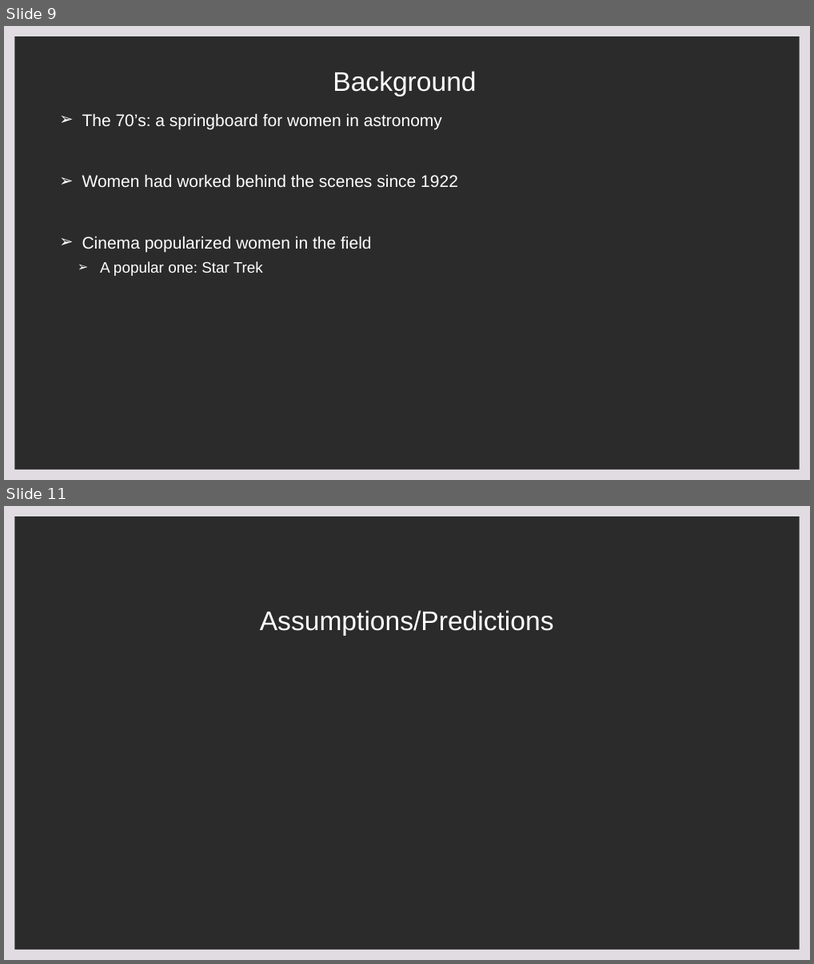
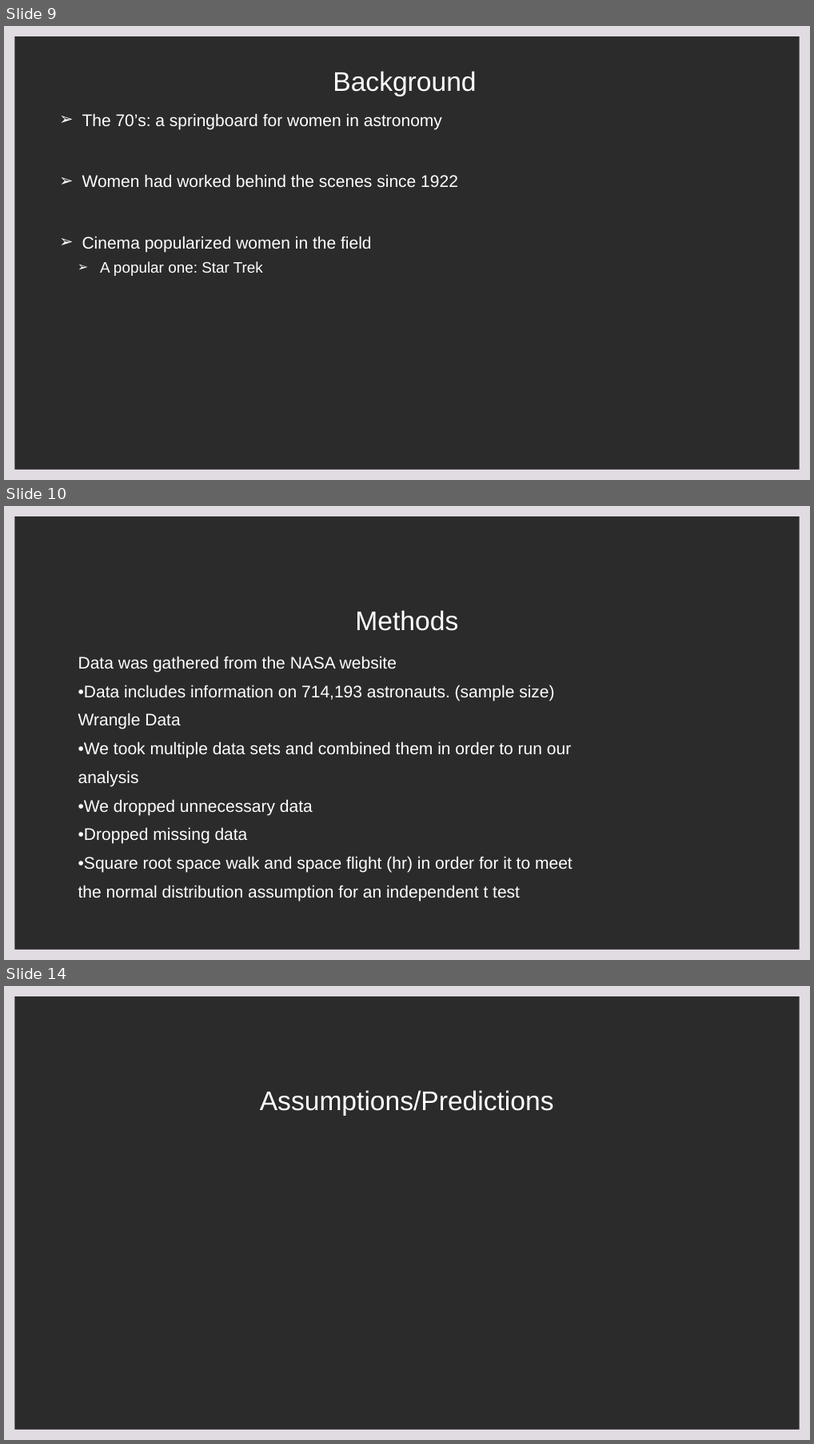
Before and after one commit to rhreich34/NASA-Hiring-Rate, a slide deck: NASA Presentation.pptx. Shown one above the other, each under a label of ours: slides 9 and 11 before the commit, slides 9, 10 and 14 after it; the slides between them are not shown. The pictures are 814x964 and 814x1444 pixels, drawn with LibreOffice and Linux fonts; fonts in the diff are those of the drawing; background and template pictures are left out; a plain dark background stands for a picture behind light text. Boxes give left, top, right and bottom in pixels: in the first picture for what was removed or moved away, otherwise in the second. Text is boxed around its words. In the diff, an @@ line names an element or a change of style, - is before the commit and + after.

```diff
--- a/NASA Presentation.pptx
+++ b/NASA Presentation.pptx
@@ slide 10 added at box(4, 506, 810, 960), background picture (left out); not listed: 1 template element that a slide beside it also shows @@
@@ title added at box(355, 610, 458, 631), 32 pt, text #FFFFFF @@
+Methods
@@ text added at box(78, 656, 573, 900), 20 pt, text #FFFFFF @@
+Data was gathered from the NASA website
+•Data includes information on 714,193 astronauts. (sample size)
+Wrangle Data
+•We took multiple data sets and combined them in order to run our
+analysis
+•We dropped unnecessary data
+•Dropped missing data
+•Square root space walk and space flight (hr) in order for it to meet
+the normal distribution assumption for an independent t test
@@ what was slide 11 is now slide 14 @@
```
Also in this commit, not shown: 9 other slides added, 3 slides removed.
